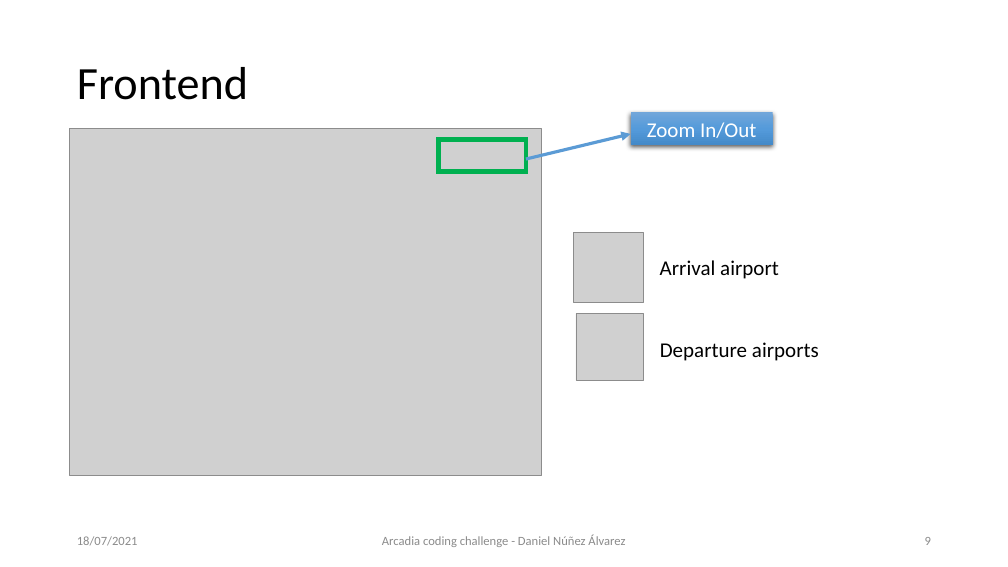
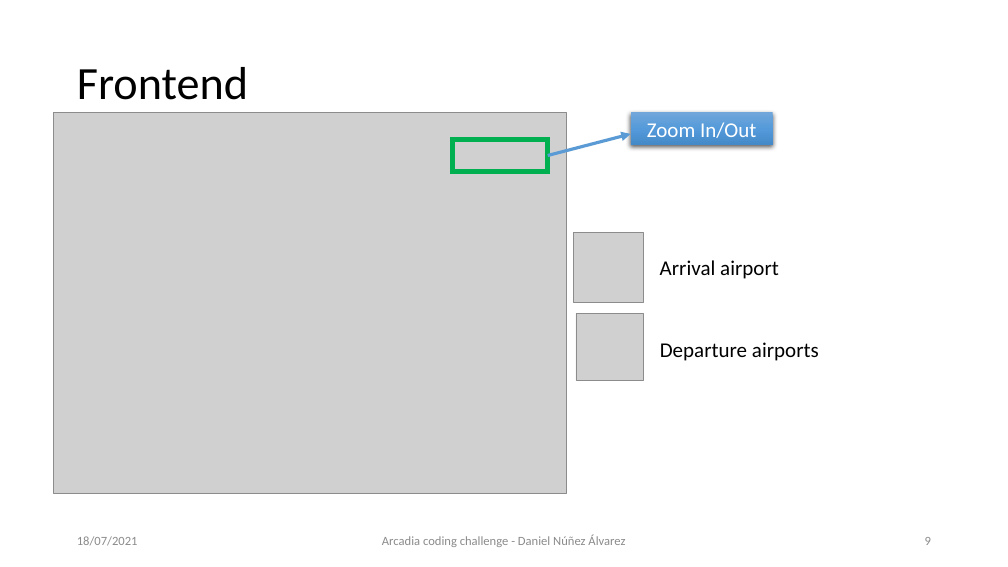
Before and after one commit to DanielNunezAlvarez/opensky, a slide deck: slide 9 of additionalMaterial/Arcadia coding challenge.pptx. Drawn at 1008x567 pixels with LibreOffice and Linux fonts; fonts in the diff are those of the drawing; grey boxes stand for pictures. Boxes give left, top, right and bottom in pixels: in the first picture for what was removed or moved away, otherwise in the second. Text is boxed around its words. In the diff, an @@ line names an element or a change of style, - is before the commit and + after.

Commit message:
Frontend departure airports map

```diff
--- a/additionalMaterial/Arcadia coding challenge.pptx
+++ b/additionalMaterial/Arcadia coding challenge.pptx
@@ picture resized from (x1=70, y1=129, x2=541, y2=476) to (x1=54, y1=113, x2=566, y2=494) @@
@@ rectangle resized from (x1=439, y1=140, x2=526, y2=172) to (x1=453, y1=140, x2=548, y2=172) @@
@@ arrow moved from (526, 159) - (631, 134) to (548, 156) - (631, 134) @@
```
Also in this commit, not shown: 1 other file.
